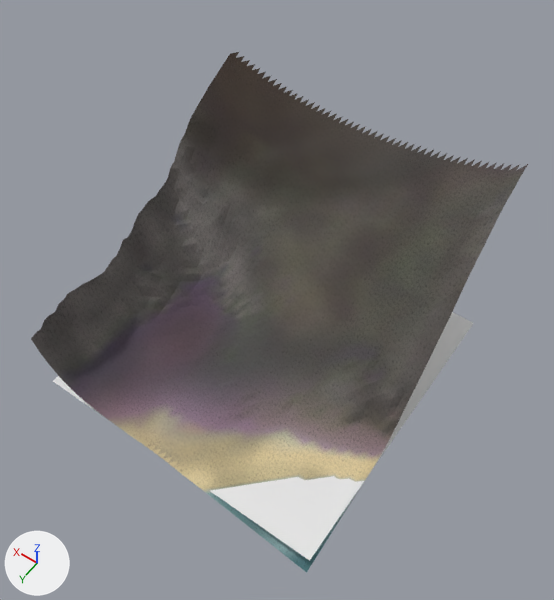
The glTF model eloria-assets/maps/continent-v2/stagheath/client/chunks/10_09/world.glb as it was, and as the next commit left it.
The view is the same before and after, from a camera (50 mm lens) standing at (-38.4, 176.0, 203.3) and looking at (41.5, 64.2, 27.6). Every picture has the same lights, and +X, +Y and +Z are marked at lower left. The older version comes first. Where no turn or scale is listed for an object, it has been applied to the vertices. Vertices at exactly the same position are counted once.

Before the edit, the objects in view are built like this:
```python
me_authoredground_stagheathbase_stagheath_10_09 = bpy.data.meshes.new('AuthoredGround_stagheathBase_stagheath_10_09')
me_authoredground_stagheathbase_stagheath_10_09.from_pydata(...)  # 2448 vertices, 4608 faces; spans x 925.0..1021.0, y -6501.0..-6403.0, z -6.5..68.5
me_authoredground_stagheathbase_stagheath_10_09.materials.append(mat_authored_stagheathbase)
me_terrain_stagheath_10_09 = bpy.data.meshes.new('Terrain_stagheath_10_09')
me_terrain_stagheath_10_09.from_pydata(...)  # 2401 vertices, 4608 faces; spans x 925.0..1021.0, y -6499.0..-6403.0, z -6.9..67.8
me_terrain_stagheath_10_09.materials.append(mat_continental_ground)
me_water_stagheath_10_09 = bpy.data.meshes.new('Water_stagheath_10_09')
me_water_stagheath_10_09.from_pydata([(925.0, -6404.0, 0.0), (925.0, -6500.0, 0.0), (1021.0, -6500.0, 0.0), (1021.0, -6404.0, 0.0)], [], [(0, 1, 2), (2, 3, 0)])
me_water_stagheath_10_09.materials.append(mat_water_sea)  # its picture is missing
ob_authoredground_stagheathbase_stagheath_10_09 = bpy.data.objects.new('AuthoredGround_stagheathBase_stagheath_10_09', me_authoredground_stagheathbase_stagheath_10_09)
ob_authoredground_stagheathbase_stagheath_10_09.location = (-929.0, 6517.0, 0.0)
ob_terrain_stagheath_10_09 = bpy.data.objects.new('Terrain_stagheath_10_09', me_terrain_stagheath_10_09)
ob_terrain_stagheath_10_09.location = (-929.0, 6517.0, 0.0)
ob_water_stagheath_10_09 = bpy.data.objects.new('Water_stagheath_10_09', me_water_stagheath_10_09)
ob_water_stagheath_10_09.location = (-929.0, 6517.0, 0.0)
```
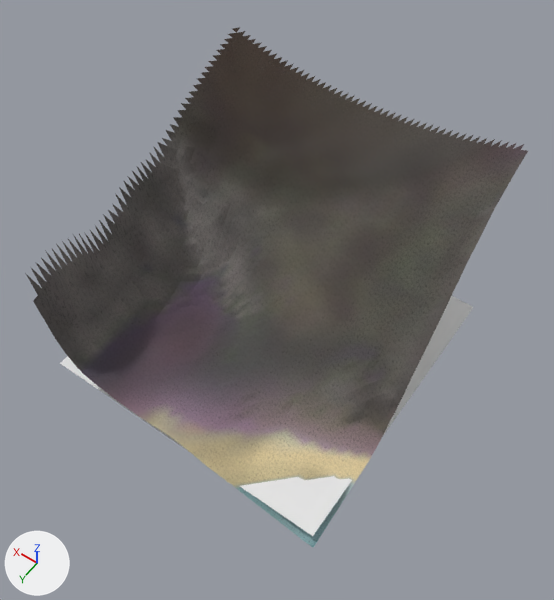
What differs and where, as boxes [x1, y1, x2, y2] in the pictures (554 x 600 px; the box of a moved part takes in the faces that stretch with it):
'AuthoredGround_stagheathBase_stagheath_10_09', reshaped: before [31, 52, 528, 568]; after [26, 27, 527, 543]
'Water_stagheath_10_09', mesh moved: before [53, 312, 473, 561]; after [60, 296, 473, 536]
'Terrain_stagheath_10_09', reshaped: before [31, 311, 453, 572]; after [34, 151, 528, 547]
part 3 of me_authoredground_stagheathbase_stagheath_10_09, moved or reshaped: before [31, 164, 528, 568]; after [26, 27, 527, 315]

What the commit changed:
me_terrain_stagheath_10_09 is used by ob_terrain_stagheath_10_09; location (-929.0, 6517.0, 0.0).
me_terrain_stagheath_10_09 had 2401 vertices, 4608 faces and spanned x 925.0..1021.0, y -6499.0..-6403.0, z -6.9..67.8.
me_terrain_stagheath_10_09 now has 2401 vertices, 4608 faces and spans x 927.0..1023.0, y -6505.0..-6409.0, z -4.9..69.0.
me_terrain_stagheath_10_09 part 1: 2401 of 2401 vertices moved; they spanned x 925.0..1021.0, y -6499.0..-6403.0, z -6.9..67.8 and now span x 927.0..1023.0, y -6505.0..-6409.0, z -4.9..69.0; mean shift (2.0, -6.0, 4.0).
me_water_stagheath_10_09 is used by ob_water_stagheath_10_09; location (-929.0, 6517.0, 0.0).
me_water_stagheath_10_09 had 4 vertices, 2 faces and spanned x 925.0..1021.0, y -6500.0..-6404.0, z 0.0.
me_water_stagheath_10_09 now has 4 vertices, 2 faces and spans x 928.0..1024.0, y -6506.0..-6410.0, z 0.0.
me_water_stagheath_10_09 part 2: the whole mesh is moved by (3.0, -6.0, 0.0).
me_authoredground_stagheathbase_stagheath_10_09 is used by ob_authoredground_stagheathbase_stagheath_10_09; location (-929.0, 6517.0, 0.0).
me_authoredground_stagheathbase_stagheath_10_09 had 2448 vertices, 4608 faces and spanned x 925.0..1021.0, y -6501.0..-6403.0, z -6.5..68.5.
me_authoredground_stagheathbase_stagheath_10_09 now has 2496 vertices, 4608 faces and spans x 927.0..1025.0, y -6507.0..-6409.0, z -4.6..69.0.
me_authoredground_stagheathbase_stagheath_10_09 part 3: 194 vertices removed from x 925.0..1021.0, y -6501.0..-6403.0, z -6.5..68.5; 242 vertices added at x 927.0..1025.0, y -6507.0..-6409.0, z 30.7..69.0.
